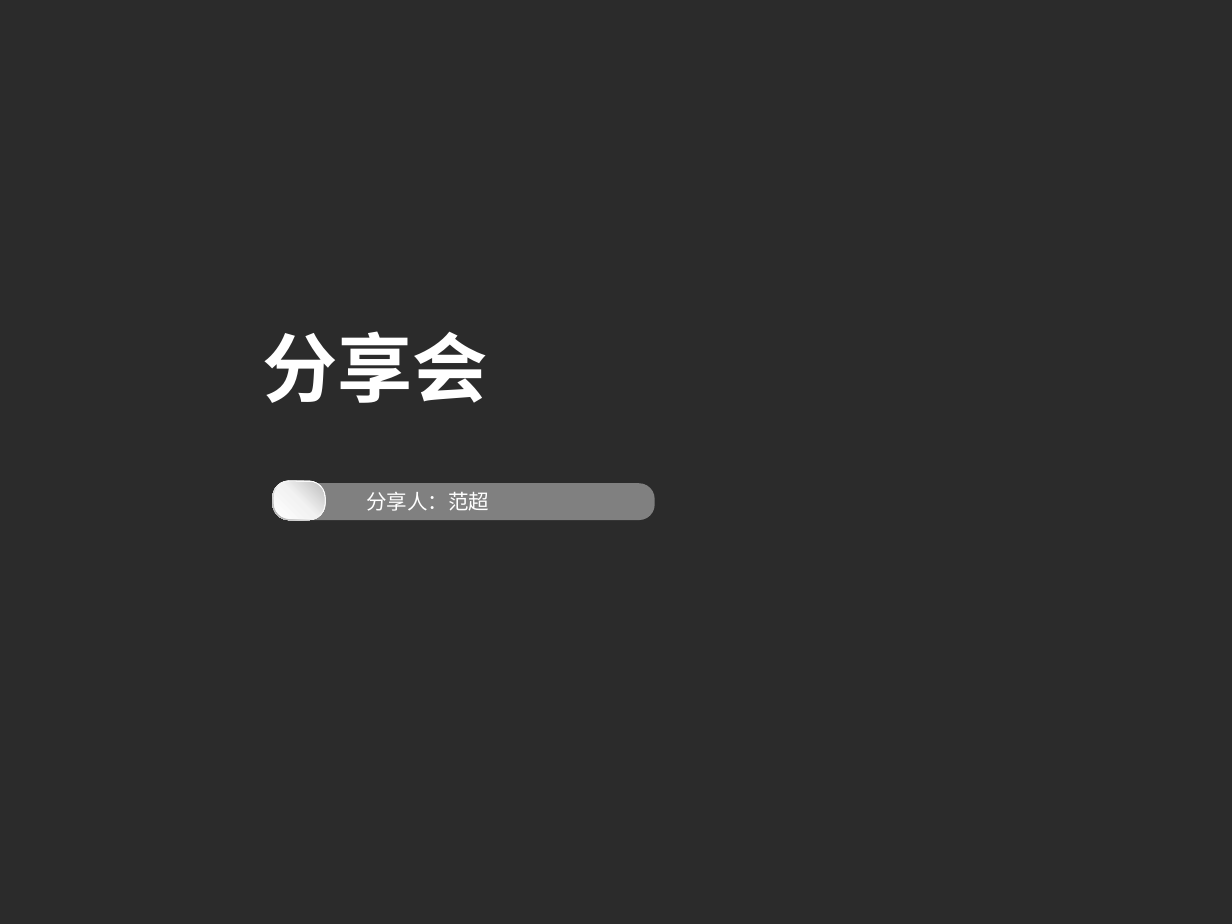
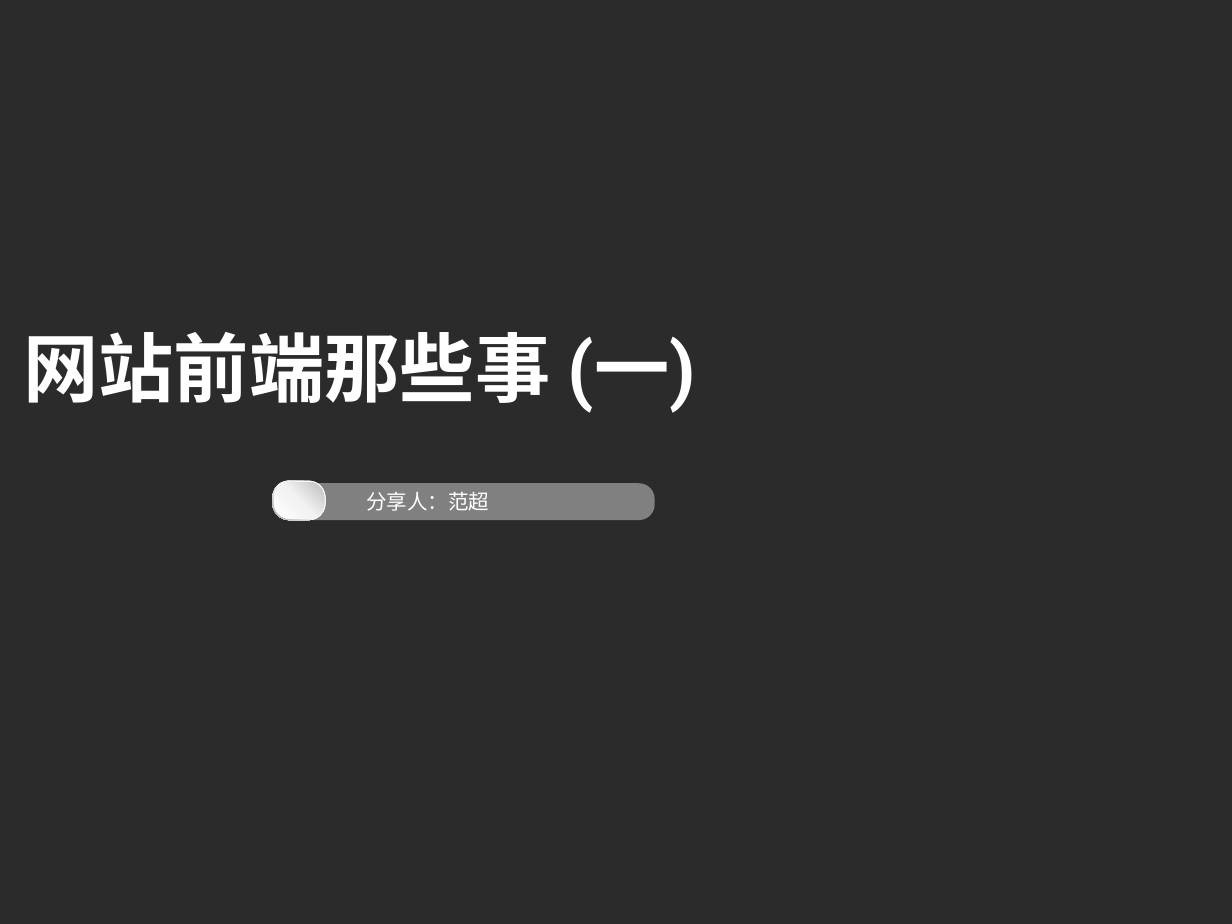
Before and after one commit to lonsunFC/git-test, a slide deck: slide 1 of 分享会.pptx. Drawn at 1232x924 pixels with LibreOffice and Linux fonts; fonts in the diff are those of the drawing; background and template pictures are left out; a plain dark background stands for a picture behind light text. Boxes give left, top, right and bottom in pixels: in the first picture for what was removed or moved away, otherwise in the second. Text is boxed around its words. In the diff, an @@ line names an element or a change of style, - is before the commit and + after.

```diff
--- a/分享会.pptx
+++ b/分享会.pptx
@@ text at [23,332,696,413]: text changed @@
-分享会
+网站前端那些事 (一)
```
Also in this commit, not shown: 1 other slide changed, 8 other files.
